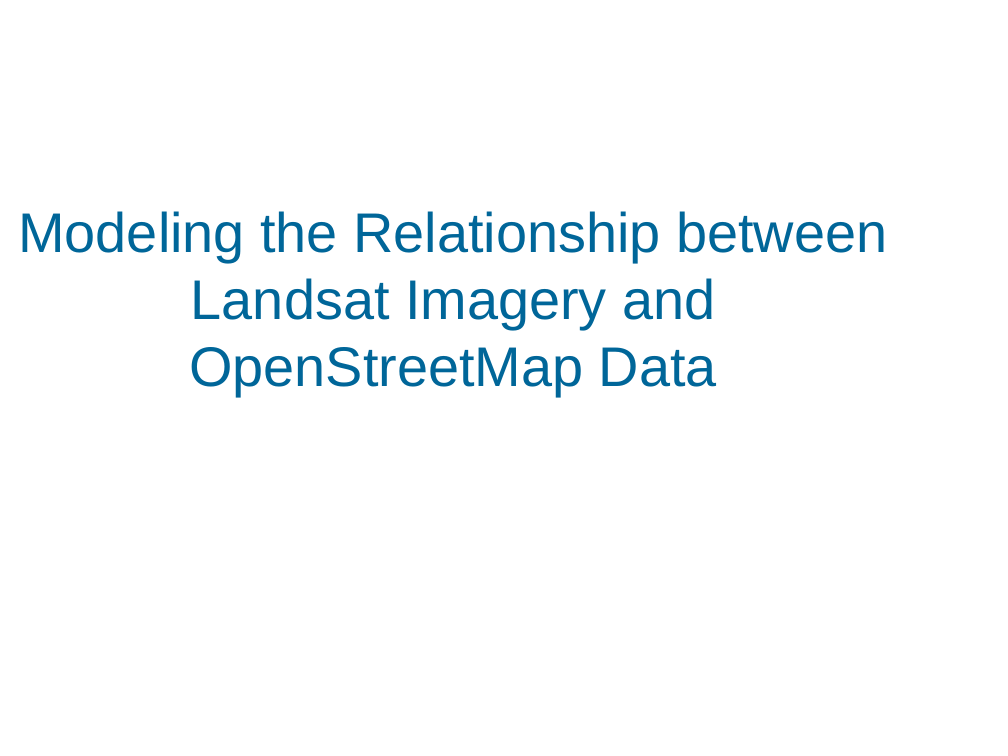
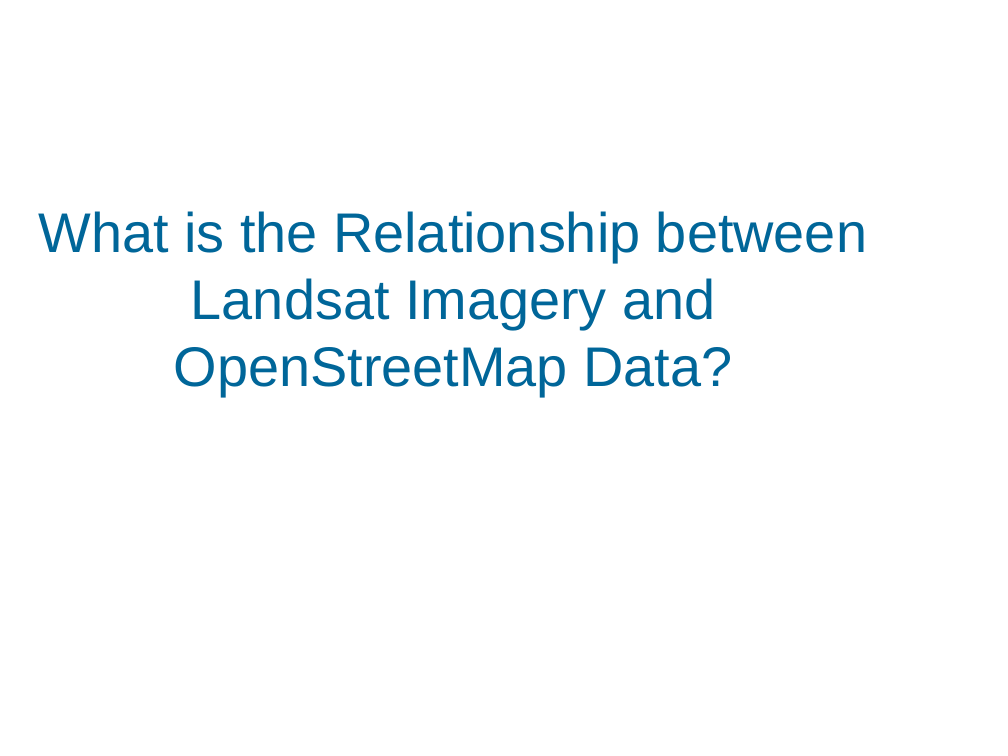
Before and after one commit to partytax/osm-landsat, a slide deck: slide 1 of presentation.odp. Drawn at 1008x756 pixels with LibreOffice and Linux fonts; fonts in the diff are those of the drawing; background and template pictures are left out. Boxes give left, top, right and bottom in pixels: in the first picture for what was removed or moved away, otherwise in the second. Text is boxed around its words. In the diff, an @@ line names an element or a change of style, - is before the commit and + after.

```diff
--- a/presentation.odp
+++ b/presentation.odp
@@ title at [39,211,867,396]: text changed @@
-Modeling the Relationship between Landsat Imagery and OpenStreetMap Data
+What is the Relationship between Landsat Imagery and OpenStreetMap Data?
```
Also in this commit, not shown: 1 other slide changed, 6 other files.
